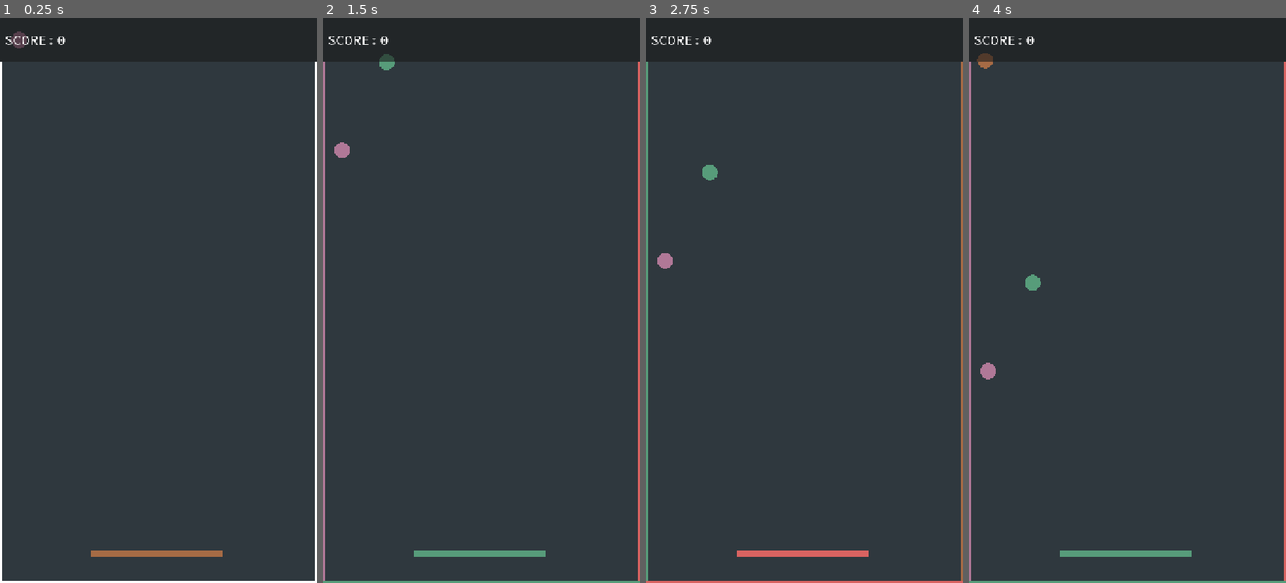
Above: before the commit, frames 1-4 (left to right).
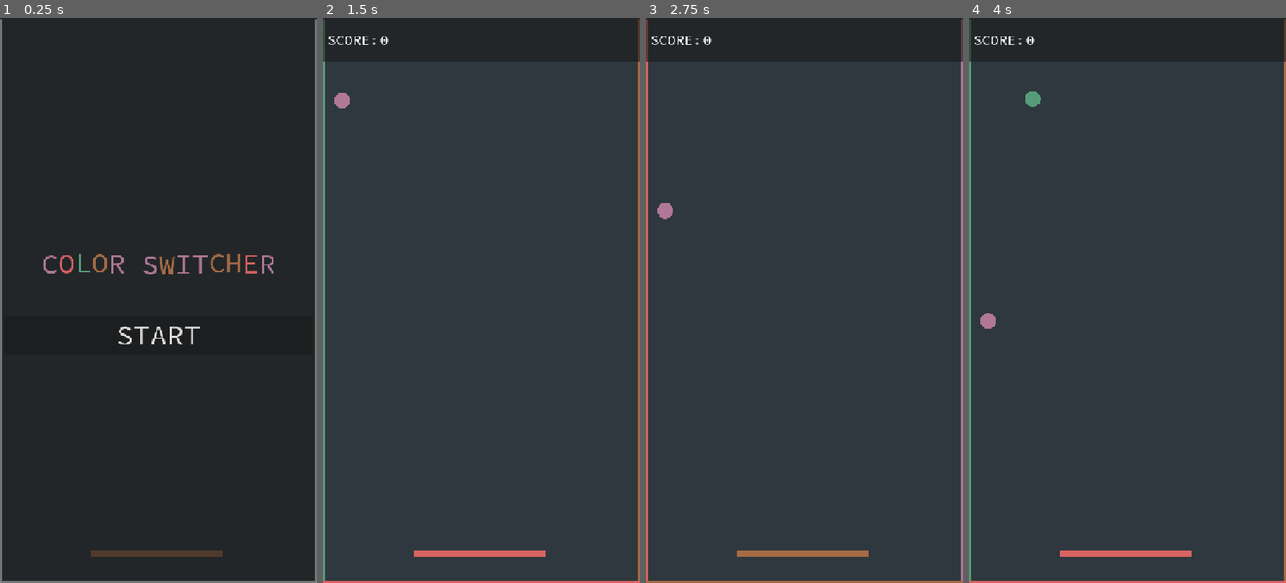
Above: after the commit, the same moments.

Repository: gerep/colour-switcher
Game: Godot game, scene res://scenes/main/main.tscn
The game is run twice, just before and just after one commit, with the same random seed, the same clock (stepped at 60 frames per second) and the same inputs.
Inputs (mouse positions are in pixels of both pictures, inside the frame that each line leads up to):
- Up to frame 1 (0.25 s): no input
- Up to frame 2 (1.5 s): click (481, 334) at 0.5 s, where only the run after the commit has a clickable "START"; move the mouse to (551, 272) at 1.27 s; press the mouse at (551, 272) at 1.28 s
- Up to frame 3 (2.75 s): move the mouse to (741, 328) at 2.02 s; release the mouse at (741, 328) at 2.03 s; right-click (741, 328) at 2.1 s
- Up to frame 4 (4 s): move the mouse to (1159, 176) at 2.77 s; tap I at 2.85 s; move the mouse to (1111, 413) at 3.52 s; click (1111, 413) at 3.6 s

The runs differ from the first frame. In frame 1, 9.9% of the frame differs, in the area x 0-100%, y 0-100%; in frame 2, 2.5%; in frame 3, 2.5%; in frame 4, 2.7%.

Commit message:
add sound effects

Diff:
--- a/project.godot
+++ b/project.godot
@@ -18,7 +18,7 @@
 [autoload]
 
 Signals="*res://scripts/signals.gd"
-Game="*res://scripts/game.gd"
+Game="*res://scenes/game.tscn"
 
 [display]
 
--- a/scenes/blob/blob.gd
+++ b/scenes/blob/blob.gd
@@ -37,13 +37,15 @@
 
 func _collision(body: Node2D) -> void:
 	if body.current_color == current_color:
+		Game.play_sucess()
 		gpu_particles_2d.emitting = true
 		sprite_2d.visible = false
 		burst_particle.emitting = false
 		Game.player_score += 1
 		Signals.score_updated.emit(Game.player_score)
 	else:
-		pass
+		Game.play_failure()
+		Signals.game_over.emit()
 
 	await gpu_particles_2d.finished
 	call_deferred(&"queue_free")
--- a/scripts/game.gd
+++ b/scenes/game.gd
@@ -1,4 +1,4 @@
-extends Node
+extends Node2D
 
 var player_score: int
 var burst_interval: float = 10.0 # TODO: Should it be 11 to start at 10 on the first -1?
@@ -7,6 +7,9 @@
 var blob_spawn_interval: float = 2.5
 var min_blob_spawn_interval: float = 0.6
 var burst_happening: bool
+
+@onready var success_hit: AudioStreamPlayer2D = $SuccessHit
+@onready var failure_hit: AudioStreamPlayer2D = $FailureHit
 
 
 func _ready() -> void:
@@ -22,3 +25,11 @@
 
 func reset_burst_interval() -> void:
 	burst_interval = 10.0
+
+
+func play_sucess() -> void:
+	success_hit.play()
+
+
+func play_failure() -> void:
+	failure_hit.play()
--- /dev/null
+++ b/scenes/game.tscn
@@ -0,0 +1,14 @@
+[gd_scene load_steps=4 format=3 uid="uid://c36dajhr8l6kq"]
+
+[ext_resource type="Script" uid="uid://do7g7cjurcwbb" path="res://scenes/game.gd" id="1_uwrxv"]
+[ext_resource type="AudioStream" uid="uid://bngpdw4py7y5q" path="res://assets/audio/plink.mp3" id="2_lnu2h"]
+[ext_resource type="AudioStream" uid="uid://dk61pcvdmtuwf" path="res://assets/audio/game-over.mp3" id="3_lbhrr"]
+
+[node name="Game" type="Node2D"]
+script = ExtResource("1_uwrxv")
+
+[node name="SuccessHit" type="AudioStreamPlayer2D" parent="."]
+stream = ExtResource("2_lnu2h")
+
+[node name="FailureHit" type="AudioStreamPlayer2D" parent="."]
+stream = ExtResource("3_lbhrr")
--- a/scenes/main/hud.gd
+++ b/scenes/main/hud.gd
@@ -1,6 +1,8 @@
 extends CanvasLayer
 
 var burst_bb_text: String = "[center][shake rate={0} level={0} connected=1]BURST TIME x{1}[/shake][/center]"
+var menu_bb_text: String = "[center][wave]{0}[/wave][/center]"
+var game_over_points_text: String = "[center][wave]{0} POINTS[/wave][/center]"
 var min_rate_level: float = 5.0
 var max_rate_level: float = 35.0
 var current_rate_level: float = 5.0
@@ -9,12 +11,45 @@
 @onready var points_label: Label = %PointsLabel
 @onready var burst_time_label: RichTextLabel = %BurstTimeLabel
 @onready var chromatic_aberration: ColorRect = $ChromaticAberration
+@onready var rich_text_label: RichTextLabel = %RichTextLabel
+@onready var start_button: Button = $Control/MenuContainer/CenterContainer/VBoxContainer/StartButton
+@onready var retry_button: Button = $Control/GameOverContainer/CenterContainer/VBoxContainer/RetryButton
+@onready var score_container: PanelContainer = %ScoreContainer
+@onready var menu_container: PanelContainer = %MenuContainer
+@onready var game_over_label: RichTextLabel = %GameOverLabel
+@onready var game_over_container: PanelContainer = %GameOverContainer
 
 
 func _ready() -> void:
 	Signals.score_updated.connect(_update_score)
 	Signals.burst_started.connect(_burst_started)
 	Signals.burst_ended.connect(_burst_ended)
+	Signals.start_game.connect(_start_game)
+	Signals.game_over.connect(_game_over)
+
+	start_button.pressed.connect(func(): Signals.start_game.emit())
+	retry_button.pressed.connect(func(): Signals.start_game.emit())
+
+	var menu = "COLOR SWITCHER"
+	var colored_text: String = ""
+
+	for letter in menu:
+		colored_text += "[color={0}]{1}[/color]".format([Colors.LIST.pick_random().to_html(), letter])
+
+	rich_text_label.text = menu_bb_text.format([colored_text])
+
+
+func _game_over():
+	score_container.visible = false
+	menu_container.visible = false
+	game_over_container.visible = true
+	game_over_label.text = game_over_points_text.format([Game.player_score])
+
+
+func _start_game():
+	menu_container.visible = false
+	game_over_container.visible = false
+	score_container.visible = true
 
 
 func _burst_started() -> void:
--- a/scenes/main/main.gd
+++ b/scenes/main/main.gd
@@ -2,11 +2,12 @@
 
 const BLOB = preload("uid://b6chd6vkxeaaa")
 
-@onready var blob_spawn_timer: Timer = $SpawnTimer
+@onready var blob_spawn_timer: Timer = $BlobSpawnTimer
 @onready var speed_burst_timer: Timer = $SpeedBurstTimer
 @onready var right_line: Line2D = $RightLine
 @onready var left_line: Line2D = $LeftLine
 @onready var bottom_line: Line2D = $BottomLine
+@onready var blobs: Node = $Blobs
 
 
 func _ready() -> void:
@@ -19,14 +20,33 @@
 	Signals.right_bar_color_changed.connect(_right_bar_color_changed)
 	Signals.left_bar_color_changed.connect(_left_bar_color_changed)
 	Signals.bottom_bar_color_changed.connect(_bottom_bar_color_changed)
+	Signals.start_game.connect(_start_game)
+	Signals.game_over.connect(_game_over)
 
+
+func _game_over() -> void:
+	_clear_blobs()
+	blob_spawn_timer.stop()
+	speed_burst_timer.stop()
+	# The game might end during a burst.
+	Signals.burst_ended.emit()
+
+
+func _start_game():
 	# Drop the first blob to avoid waiting.
 	_spawn_blob()
+	blob_spawn_timer.start()
+	speed_burst_timer.start()
 
 
 func _spawn_blob() -> void:
 	var blob = BLOB.instantiate()
-	add_child(blob)
+	blobs.add_child(blob)
+
+
+func _clear_blobs() -> void:
+	for child in blobs.get_children():
+		child.queue_free()
 
 
 func _reset_blob_timer(interval: float) -> void:
--- a/scenes/main/main.tscn
+++ b/scenes/main/main.tscn
@@ -1,10 +1,11 @@
-[gd_scene load_steps=7 format=3 uid="uid://d32upuhiloq8d"]
+[gd_scene load_steps=8 format=3 uid="uid://d32upuhiloq8d"]
 
 [ext_resource type="PackedScene" uid="uid://bot17jvbdtn1v" path="res://scenes/player/player.tscn" id="1_hyk8p"]
 [ext_resource type="Script" uid="uid://bjr08sporwt83" path="res://scenes/main/main.gd" id="1_iuonh"]
 [ext_resource type="FontFile" uid="uid://dsnbia58hdl6e" path="res://assets/fonts/SourceCodePro-Regular.ttf" id="3_k2fmo"]
 [ext_resource type="Script" uid="uid://dpgvspar0ysvw" path="res://scenes/main/hud.gd" id="3_l3cfh"]
 [ext_resource type="Shader" uid="uid://bo5f4mfrh6rg1" path="res://shaders/chromatic_aberration.gdshader" id="5_6q06x"]
+[ext_resource type="AudioStream" uid="uid://bbvpr0kc1lvvf" path="res://assets/audio/colour-switcher.mp3" id="6_ow5a4"]
 
 [sub_resource type="ShaderMaterial" id="ShaderMaterial_ow5a4"]
 shader = ExtResource("5_6q06x")
@@ -18,12 +19,12 @@
 [node name="Player" parent="." instance=ExtResource("1_hyk8p")]
 position = Vector2(356, 1214)
 
-[node name="SpawnTimer" type="Timer" parent="."]
-autostart = true
+[node name="BlobSpawnTimer" type="Timer" parent="."]
 
 [node name="SpeedBurstTimer" type="Timer" parent="."]
 wait_time = 10.0
-autostart = true
+
+[node name="Blobs" type="Node" parent="."]
 
 [node name="HUD" type="CanvasLayer" parent="."]
 script = ExtResource("3_l3cfh")
@@ -37,7 +38,9 @@
 grow_vertical = 2
 mouse_filter = 2
 
-[node name="PanelContainer" type="PanelContainer" parent="HUD/Control"]
+[node name="ScoreContainer" type="PanelContainer" parent="HUD/Control"]
+unique_name_in_owner = true
+visible = false
 custom_minimum_size = Vector2(0, 100)
 layout_mode = 1
 anchors_preset = 10
@@ -47,23 +50,23 @@
 size_flags_horizontal = 4
 size_flags_vertical = 4
 
-[node name="MarginContainer" type="MarginContainer" parent="HUD/Control/PanelContainer"]
+[node name="MarginContainer" type="MarginContainer" parent="HUD/Control/ScoreContainer"]
 layout_mode = 2
 theme_override_constants/margin_left = 10
 theme_override_constants/margin_top = 10
 theme_override_constants/margin_right = 10
 theme_override_constants/margin_bottom = 10
 
-[node name="HBoxContainer" type="HBoxContainer" parent="HUD/Control/PanelContainer/MarginContainer"]
+[node name="HBoxContainer" type="HBoxContainer" parent="HUD/Control/ScoreContainer/MarginContainer"]
 layout_mode = 2
 
-[node name="ScoreLabel" type="Label" parent="HUD/Control/PanelContainer/MarginContainer/HBoxContainer"]
+[node name="ScoreLabel" type="Label" parent="HUD/Control/ScoreContainer/MarginContainer/HBoxContainer"]
 layout_mode = 2
 theme_override_fonts/font = ExtResource("3_k2fmo")
 theme_override_font_sizes/font_size = 32
 text = "SCORE:"
 
-[node name="PointsLabel" type="Label" parent="HUD/Control/PanelContainer/MarginContainer/HBoxContainer"]
+[node name="PointsLabel" type="Label" parent="HUD/Control/ScoreContainer/MarginContainer/HBoxContainer"]
 unique_name_in_owner = true
 layout_mode = 2
 theme_override_fonts/font = ExtResource("3_k2fmo")
@@ -89,6 +92,75 @@
 text = "[center][shake rate=20 level=20 connected=1]BURST TIME x1[/shake][/center]"
 fit_content = true
 
+[node name="GameOverContainer" type="PanelContainer" parent="HUD/Control"]
+unique_name_in_owner = true
+visible = false
+layout_mode = 1
+anchors_preset = 15
+anchor_right = 1.0
+anchor_bottom = 1.0
+grow_horizontal = 2
+grow_vertical = 2
+
+[node name="CenterContainer" type="CenterContainer" parent="HUD/Control/GameOverContainer"]
+layout_mode = 2
+
+[node name="VBoxContainer" type="VBoxContainer" parent="HUD/Control/GameOverContainer/CenterContainer"]
+layout_mode = 2
+
+[node name="GameOverLabel" type="RichTextLabel" parent="HUD/Control/GameOverContainer/CenterContainer/VBoxContainer"]
+unique_name_in_owner = true
+custom_minimum_size = Vector2(700, 100)
+layout_mode = 2
+theme_override_fonts/normal_font = ExtResource("3_k2fmo")
+theme_override_font_sizes/normal_font_size = 64
+bbcode_enabled = true
+text = "texto aqui"
+
+[node name="Control" type="Control" parent="HUD/Control/GameOverContainer/CenterContainer/VBoxContainer"]
+custom_minimum_size = Vector2(0, 50)
+layout_mode = 2
+
+[node name="RetryButton" type="Button" parent="HUD/Control/GameOverContainer/CenterContainer/VBoxContainer"]
+layout_mode = 2
+theme_override_fonts/font = ExtResource("3_k2fmo")
+theme_override_font_sizes/font_size = 64
+text = "START"
+
+[node name="MenuContainer" type="PanelContainer" parent="HUD/Control"]
+unique_name_in_owner = true
+layout_mode = 1
+anchors_preset = 15
+anchor_right = 1.0
+anchor_bottom = 1.0
+grow_horizontal = 2
+grow_vertical = 2
+
+[node name="CenterContainer" type="CenterContainer" parent="HUD/Control/MenuContainer"]
+layout_mode = 2
+
+[node name="VBoxContainer" type="VBoxContainer" parent="HUD/Control/MenuContainer/CenterContainer"]
+layout_mode = 2
+
+[node name="RichTextLabel" type="RichTextLabel" parent="HUD/Control/MenuContainer/CenterContainer/VBoxContainer"]
+unique_name_in_owner = true
+custom_minimum_size = Vector2(700, 100)
+layout_mode = 2
+theme_override_fonts/normal_font = ExtResource("3_k2fmo")
+theme_override_font_sizes/normal_font_size = 64
+bbcode_enabled = true
+text = "texto aqui"
+
+[node name="Control" type="Control" parent="HUD/Control/MenuContainer/CenterContainer/VBoxContainer"]
+custom_minimum_size = Vector2(0, 50)
+layout_mode = 2
+
+[node name="StartButton" type="Button" parent="HUD/Control/MenuContainer/CenterContainer/VBoxContainer"]
+layout_mode = 2
+theme_override_fonts/font = ExtResource("3_k2fmo")
+theme_override_font_sizes/font_size = 64
+text = "START"
+
 [node name="ChromaticAberration" type="ColorRect" parent="HUD"]
 visible = false
 material = SubResource("ShaderMaterial_ow5a4")
@@ -100,13 +172,22 @@
 mouse_filter = 1
 
 [node name="LeftLine" type="Line2D" parent="."]
+position = Vector2(0, -104.18818)
+scale = Vector2(1, 1.0807661)
 points = PackedVector2Array(0, 1280, 0, 99)
 
 [node name="RightLine" type="Line2D" parent="."]
-position = Vector2(720, 0)
+position = Vector2(720, -104.18818)
+scale = Vector2(1, 1.0807661)
 points = PackedVector2Array(0, 1280, 0, 99)
 
 [node name="BottomLine" type="Line2D" parent="."]
 position = Vector2(1016, 1280)
 rotation = 1.5707964
 points = PackedVector2Array(0, 1016, 0, 296)
+
+[node name="AudioStreamPlayer2D" type="AudioStreamPlayer2D" parent="."]
+stream = ExtResource("6_ow5a4")
+volume_db = -1.0
+autoplay = true
+parameters/looping = true
--- a/scripts/colors.gd
+++ b/scripts/colors.gd
@@ -1,8 +1,8 @@
 class_name Colors
 
 const LIST: Array[Color] = [
-	Color(0.65, 0.42, 0.27), # orange
-	Color(0.85, 0.39, 0.38), # red
-	Color(0.34, 0.61, 0.48), # green
-	Color(0.69, 0.47, 0.59), # purple
+	Color("a66b45ff"), # orange
+	Color("d96361ff"), # red
+	Color("579c7aff"), # green
+	Color("b07896ff"), # purple
 ]
--- a/scripts/signals.gd
+++ b/scripts/signals.gd
@@ -7,3 +7,5 @@
 signal left_bar_color_changed(color_index: int)
 signal right_bar_color_changed(color_index: int)
 signal bottom_bar_color_changed(color_index: int)
+signal start_game
+signal game_over
Not shown, added: assets/audio/colour-switcher.mp3.import
Not shown, added: assets/audio/game-over.mp3.import
Not shown, added: assets/audio/plink.mp3.import
Not shown, added: export_presets.cfg
Renamed: scripts/game.gd.uid -> scenes/game.gd.uid
Not shown, added: assets/audio/colour-switcher.mp3
Not shown, added: assets/audio/game-over.mp3
Not shown, added: assets/audio/plink.mp3
